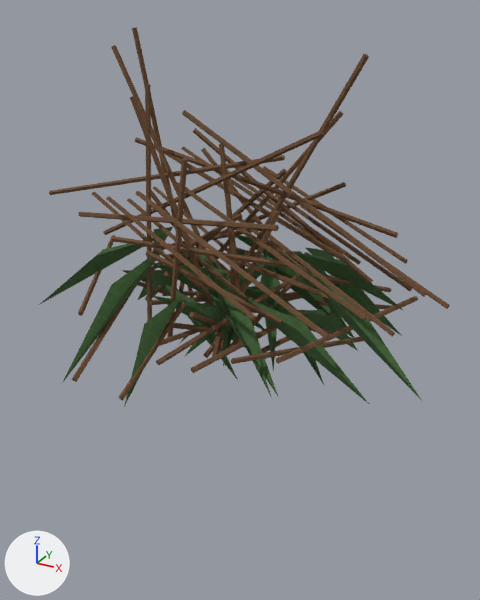
An edit to the OBJ model Assets/ProjectOEN/ProductionArt/Meshes/environment_set_dressing/en-013_cliff_edge_grass_set__dense.obj, drawn before and after from the same camera.
Rendered twice from a 50 mm camera at (0.858, -1.464, 0.811) aimed at (0.062, -0.017, 0.088). The axes (+X, +Y, +Z) are drawn at lower left. The lights are the same throughout. The first picture is the older version. Where no turn or scale is listed for an object, it has been applied to the vertices. Vertices at exactly the same position are counted once.

Names of what the first picture shows: 'en-013_cliff_edge_grass_set__dense'.
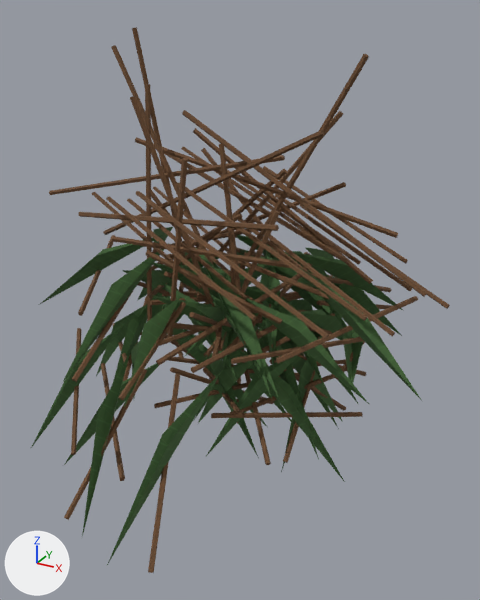
Patch to the scene script:
```diff
--- a/Assets/ProjectOEN/ProductionArt/Meshes/environment_set_dressing/en-013_cliff_edge_grass_set__dense.obj.py
+++ b/Assets/ProjectOEN/ProductionArt/Meshes/environment_set_dressing/en-013_cliff_edge_grass_set__dense.obj.py
@@ me_en_013_cliff_edge_grass_set__dense @@
-me_en_013_cliff_edge_grass_set__dense.from_pydata(...)  # 1120 vertices, 1680 faces; spans x -0.58..0.6, y -0.462..0.577, z -0.071..0.766
+me_en_013_cliff_edge_grass_set__dense.from_pydata(...)  # 1696 vertices, 2472 faces; spans x -0.58..0.6, y -0.578..0.577, z -0.408..0.766
+# me_en_013_cliff_edge_grass_set__dense part 1: the loose piece of 12 vertices spanning x 0.099..0.198, y -0.176..0.156, z 0.006..0.168 is copied, and the copy is multiplied about its middle by the matrix ((0.649, 0.25, 0.569), (-0.131, 0.86, -0.228), (-0.608, 0.081, 0.658)), then moved by (0.072, -0.027, -0.234); it spans x 0.105..0.338, y -0.159..0.084, z -0.19..-0.105
+# me_en_013_cliff_edge_grass_set__dense part 2: the loose piece of 12 vertices spanning x -0.027..0.12, y -0.291..0.015, z -0.023..0.119 is copied, and the copy is multiplied about its middle by the matrix ((0.635, 0.232, -0.79), (-0.168, 1.013, 0.163), (0.806, 0.029, 0.657)), then moved by (-0.004, 0.038, -0.207); it spans x -0.09..0.176, y -0.234..0.034, z -0.183..-0.138
+# me_en_013_cliff_edge_grass_set__dense part 3: the loose piece of 12 vertices spanning x 0.074..0.272, y 0.044..0.35, z 0.04..0.053 is copied, and the copy is multiplied about its middle by the matrix ((1.108, 0.256, 0.08), (-0.256, 1.111, 0.0), (-0.077, -0.018, 1.137)), then moved by (-0.013, -0.049, -0.22); it spans x 0.013..0.306, y 0.001..0.295, z -0.19..-0.157
+# me_en_013_cliff_edge_grass_set__dense part 4: the loose piece of 12 vertices spanning x 0.191..0.289, y 0.051..0.323, z -0.037..0.117 is copied, and the copy is multiplied about its middle by the matrix ((0.122, 0.19, -1.036), (0.123, 1.033, 0.204), (1.046, -0.143, 0.097)), then moved by (0.001, -0.022, -0.187); it spans x 0.142..0.34, y 0.043..0.287, z -0.223..-0.07
+# me_en_013_cliff_edge_grass_set__dense part 5: the loose piece of 12 vertices spanning x -0.027..0.12, y -0.291..0.015, z -0.023..0.119 is copied, and the copy is multiplied about its middle by the matrix ((1.025, 0.157, 0.085), (-0.168, 1.013, 0.163), (-0.058, -0.174, 1.024)), then moved by (-0.002, 0.065, -0.207); it spans x -0.048..0.137, y -0.207..0.062, z -0.261..-0.058
+# me_en_013_cliff_edge_grass_set__dense part 6: the loose piece of 12 vertices spanning x -0.027..0.12, y -0.291..0.015, z -0.023..0.119 is copied, and the copy is multiplied about its middle by the matrix ((0.54, -0.053, 0.887), (-0.168, 1.013, 0.162), (-0.873, -0.228, 0.518)), then moved by (-0.011, 0.063, -0.208); it spans x -0.002..0.07, y -0.209..0.06, z -0.29..-0.029
+# me_en_013_cliff_edge_grass_set__dense part 7: the loose piece of 12 vertices spanning x 0.04..0.086, y -0.287..0.052, z -0.053..0.163 is copied, and the copy is multiplied about its middle by the matrix ((0.479, -0.195, 0.78), (0.033, 0.912, 0.208), (-0.804, -0.079, 0.473)), then moved by (0.0, 0.01, -0.214); it spans x -0.063..0.188, y -0.242..0.027, z -0.215..-0.105
+# me_en_013_cliff_edge_grass_set__dense part 8: the loose piece of 12 vertices spanning x -0.481..-0.272, y -0.273..0.125, z 0.067..0.148 is copied, and the copy is multiplied about its middle by the matrix ((0.748, -0.26, -0.44), (0.25, 0.866, -0.086), (0.446, -0.051, 0.787)), then moved by (-0.019, 0.092, -0.28); it spans x -0.54..-0.252, y -0.129..0.165, z -0.206..-0.139
+# me_en_013_cliff_edge_grass_set__dense part 9: the loose piece of 12 vertices spanning x 0.04..0.086, y -0.287..0.052, z -0.053..0.163 is copied, and the copy is multiplied about its middle by the matrix ((-0.384, -0.177, 0.835), (0.033, 0.912, 0.208), (-0.853, 0.115, -0.368)), then moved by (0.093, 0.008, -0.215); it spans x 0.041..0.269, y -0.244..0.025, z -0.237..-0.084
+# me_en_013_cliff_edge_grass_set__dense part 10: the loose piece of 12 vertices spanning x -0.178..-0.139, y -0.457..-0.059, z -0.001..0.217 is copied, and the copy is multiplied about its middle by the matrix ((0.701, -0.191, -0.542), (0.032, 0.866, -0.263), (0.574, 0.184, 0.677)), then moved by (-0.174, -0.003, -0.28); it spans x -0.441..-0.226, y -0.407..-0.114, z -0.278..-0.069
+# me_en_013_cliff_edge_grass_set__dense part 11: the loose piece of 12 vertices spanning x -0.265..-0.1, y -0.208..0.124, z 0.04..0.134 is copied, and the copy is multiplied about its middle by the matrix ((-0.24, -0.059, 0.864), (0.232, 0.86, 0.123), (-0.835, 0.256, -0.215)), then moved by (-0.121, 0.011, -0.233); it spans x -0.336..-0.27, y -0.153..0.091, z -0.265..-0.028
+# me_en_013_cliff_edge_grass_set__dense part 12: the loose piece of 12 vertices spanning x 0.099..0.198, y -0.176..0.156, z 0.006..0.168 is copied, and the copy is multiplied about its middle by the matrix ((0.844, -0.01, -0.525), (-0.145, 0.951, -0.252), (0.505, 0.29, 0.805)), then moved by (0.113, -0.001, -0.247); it spans x 0.252..0.274, y -0.146..0.123, z -0.294..-0.026
+# me_en_013_cliff_edge_grass_set__dense part 13: the loose piece of 12 vertices spanning x -0.178..-0.139, y -0.457..-0.059, z -0.001..0.217 is copied, and the copy is multiplied about its middle by the matrix ((0.872, 0.041, 0.244), (0.032, 0.866, -0.263), (-0.245, 0.262, 0.832)), then moved by (0.067, -0.163, -0.281); it spans x -0.12..-0.063, y -0.568..-0.274, z -0.318..-0.028
+# me_en_013_cliff_edge_grass_set__dense part 14: 336 vertices added at x -0.541..0.402, y -0.578..0.433, z -0.408..0.028
+# other edits to the shape of me_en_013_cliff_edge_grass_set__dense do not show in these pictures
 me_en_013_cliff_edge_grass_set__dense.materials.append(mat_wood)
```

What differs and where, as boxes (x1, y1, x2, y2) in the pictures (480 x 600 px):
'en-013_cliff_edge_grass_set__dense', reshaped (44% taller)
    before: (39, 27, 450, 407)
    after: (31, 27, 450, 573)
part 1 of me_en_013_cliff_edge_grass_set__dense, added (mostly hidden)
    after: (230, 374, 335, 413)
part 2 of me_en_013_cliff_edge_grass_set__dense, added
    after: (154, 375, 280, 408)
part 3 of me_en_013_cliff_edge_grass_set__dense, added (mostly hidden)
    after: (243, 359, 346, 374)
part 4 of me_en_013_cliff_edge_grass_set__dense, added
    after: (299, 355, 366, 376)
part 5 of me_en_013_cliff_edge_grass_set__dense, added
    after: (170, 367, 274, 404)
part 6 of me_en_013_cliff_edge_grass_set__dense, added
    after: (203, 367, 237, 400)
part 7 of me_en_013_cliff_edge_grass_set__dense, added
    after: (209, 378, 242, 417)
part 8 of me_en_013_cliff_edge_grass_set__dense, added
    after: (112, 323, 129, 367)
part 9 of me_en_013_cliff_edge_grass_set__dense, added
    after: (240, 350, 271, 465)
part 10 of me_en_013_cliff_edge_grass_set__dense, added (brown)
    after: (71, 328, 82, 455)
part 11 of me_en_013_cliff_edge_grass_set__dense, added (mostly hidden)
    after: (123, 300, 147, 381)
part 12 of me_en_013_cliff_edge_grass_set__dense, added
    after: (283, 362, 318, 463)
part 13 of me_en_013_cliff_edge_grass_set__dense, added
    after: (64, 369, 147, 520)
part 14 of me_en_013_cliff_edge_grass_set__dense, added (green)
    after: (31, 284, 365, 573)
